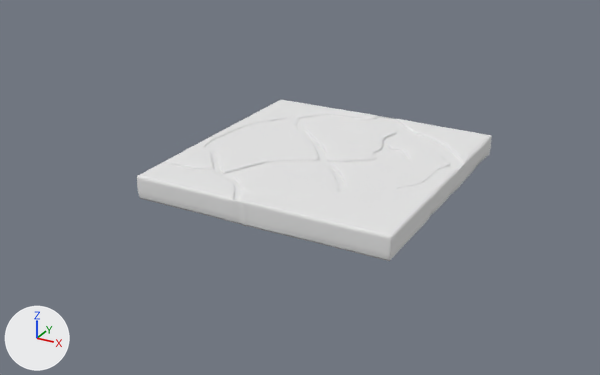
The OBJ model MP2_LevelDesign/Assets/Art/Obj Fbx/ground02.obj, before and after one commit.
The view is the same before and after, from a 50 mm lens placed at (2043.0, -3634.0, 1925.0), pointed at (-60.0, 190.0, 13.0). Every picture has the same lights, and +X, +Y and +Z are marked at lower left. Where no turn or scale is listed for an object, it has been applied to the vertices.

Before the edit, the objects in view are built like this:
```python
me_ground02 = bpy.data.meshes.new('ground02')
me_ground02.from_pydata(...)  # 15067 vertices, 15066 faces; spans x -693.0..784.0, y -480.0..1071.0, z 54.0..202.0
me_ground02.materials.append(mat_lambert4sg)  # white #e7e7e7
ob_ground02 = bpy.data.objects.new('ground02', me_ground02)
ob_ground02.location = (0.0, 0.0, 0.0)
```
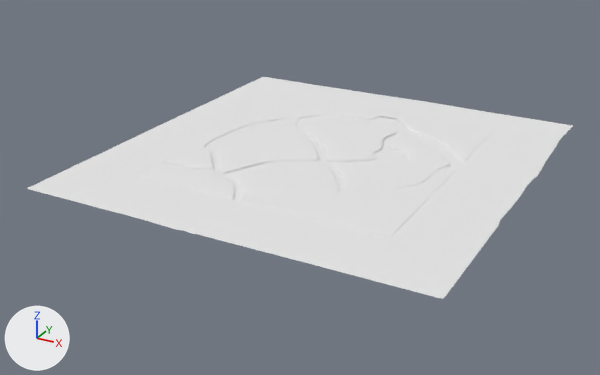
The edits, one by one:
me_ground02 is used by ob_ground02; location (0.0, 0.0, 0.0).
me_ground02 had 15067 vertices, 15066 faces and spanned x -693.0..784.0, y -480.0..1071.0, z 54.0..202.0.
me_ground02 now has 15627 vertices, 15346 faces and spans x -1089.0..1179.0, y -884.0..1495.0, z 54.0..202.0.
me_ground02 part 1: a new loose piece of 560 vertices spanning x -1089.0..1179.0, y -884.0..1495.0, z 199.0, in mat_lambert4sg (white #e7e7e7).

Location of each change, (x1, y1, x2, y2) in pixels of the pictures (600 x 375 px):
'ground02', reshaped (54% wider, 38% taller)
    before: (137, 100, 492, 261)
    after: (27, 77, 573, 299)
part 1 of me_ground02, added
    after: (27, 77, 573, 299)
